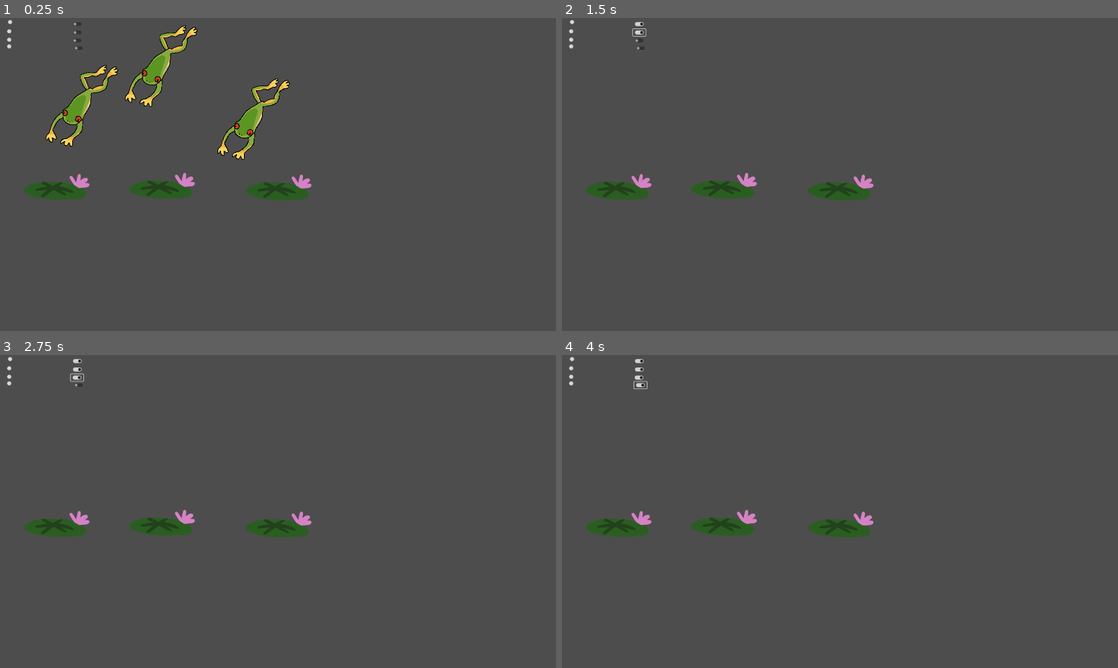
Above: before the commit, frames 1-4 (two rows, left to right).
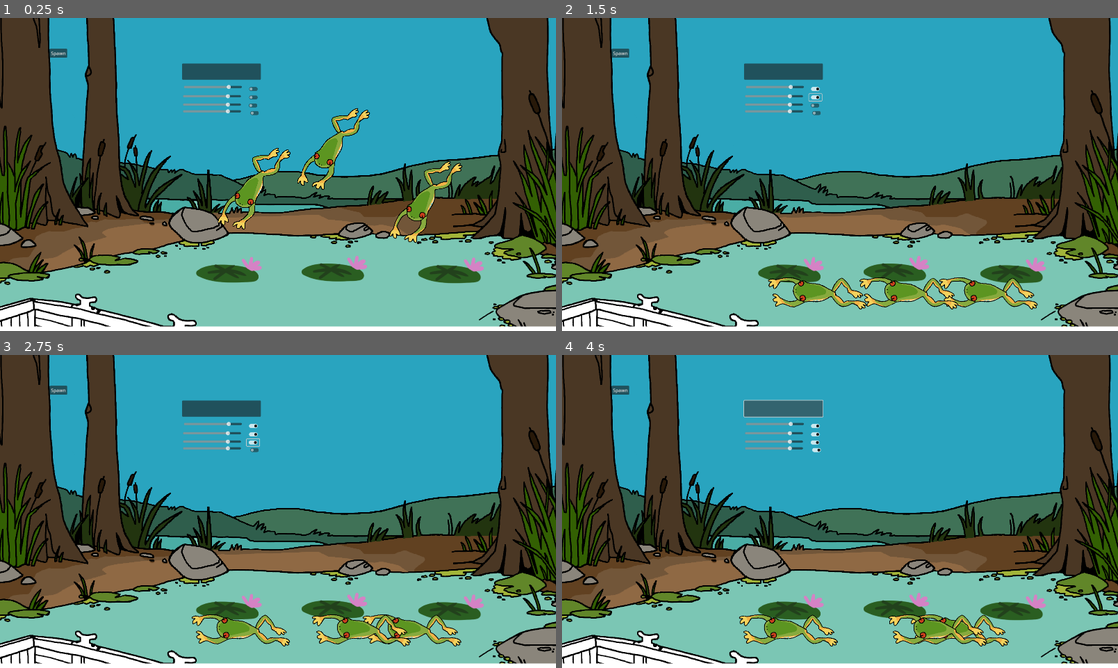
Above: after the commit, the same moments.

Repository: NotTom31/FroggeeToadems
Game: Godot game, scene res://Scenes/Levels/Test/brendan-testing.tscn
The game is run twice, just before and just after one commit, with the same random seed, the same clock (stepped at 60 frames per second) and the same inputs. This scene is started directly instead of the project's main scene.
Inputs (mouse positions are in pixels of both pictures, inside the frame that each line leads up to; where the layout moved, square brackets give the same spot in the first picture):
- Up to frame 1 (0.25 s): no input
- Up to frame 2 (1.5 s): click (817, 89) [639, 24] at 0.5 s; click (817, 96) [639, 33] at 1.25 s
- Up to frame 3 (2.75 s): click (255, 442) [77, 376] at 2 s
- Up to frame 4 (4 s): click (817, 448) [639, 386] at 2.75 s; click (784, 408) at 3.52 s

The runs differ from the first frame. In frame 1, 100% of the frame differs, in the area x 0-100%, y 0-100%; in frame 2, 100%; in frame 3, 100%; in frame 4, 100%.

Commit message:
Here is the prototype sound manager

Diff:
--- a/Scenes/Levels/Test/brendan-testing.tscn
+++ b/Scenes/Levels/Test/brendan-testing.tscn
@@ -1,17 +1,68 @@
-[gd_scene load_steps=4 format=3 uid="uid://bsaoimojl71v6"]
+[gd_scene load_steps=6 format=3 uid="uid://bsaoimojl71v6"]
 
-[ext_resource type="PackedScene" uid="uid://cvyqvkbgjt7bg" path="res://Scenes/Levels/Test/evan-gameplay-test.tscn" id="1_baov3"]
-[ext_resource type="Script" path="res://Code/Managers/sound_manager.gd" id="2_uynkj"]
+[ext_resource type="PackedScene" uid="uid://cog6dh2xtn66n" path="res://Scenes/Levels/Test/Main-Scene-Tom.tscn" id="1_xckjc"]
+[ext_resource type="Script" path="res://Scenes/Levels/Test/sound_manager.gd" id="2_0mon5"]
 [ext_resource type="PackedScene" uid="uid://bw0yhqbfc0xq" path="res://Scenes/UI/AudioManagerControls.tscn" id="3_tutdx"]
+[ext_resource type="AudioStream" uid="uid://gi1oqndyi1p4" path="res://Assets/Audio/GWJ73_MX_SoloOverThis_5-4_73bpm_8bars_loop.wav" id="4_6o1un"]
+[ext_resource type="AudioStream" uid="uid://k0i1i5dio0e4" path="res://Assets/Audio/cricketgen2.wav" id="5_y0rpt"]
 
 [node name="Brendan-testing" type="Node2D"]
 
-[node name="LevelManager" parent="." instance=ExtResource("1_baov3")]
+[node name="LevelManager" parent="." instance=ExtResource("1_xckjc")]
 
-[node name="SoundManagerEDITHEREDUMMY" type="Node2D" parent="LevelManager"]
-script = ExtResource("2_uynkj")
+[node name="SoundManager" type="Node2D" parent="LevelManager"]
+script = ExtResource("2_0mon5")
 
-[node name="AudioManagerControls" parent="LevelManager/SoundManagerEDITHEREDUMMY" instance=ExtResource("3_tutdx")]
+[node name="AudioManagerControls" parent="LevelManager/SoundManager" instance=ExtResource("3_tutdx")]
+position = Vector2(608, 224)
+
+[node name="MainSlider" parent="LevelManager/SoundManager/AudioManagerControls" index="4"]
+z_index = 1
+
+[node name="MXSlider" parent="LevelManager/SoundManager/AudioManagerControls" index="5"]
+step = 0.05
+
+[node name="FXSlider" parent="LevelManager/SoundManager/AudioManagerControls" index="6"]
+step = 0.05
+
+[node name="ATMSlider" parent="LevelManager/SoundManager/AudioManagerControls" index="7"]
+step = 0.05
+
+[node name="PickupMX1" type="AudioStreamPlayer2D" parent="LevelManager/SoundManager"]
+stream = ExtResource("4_6o1un")
+bus = &"MX1"
+
+[node name="PickupMX2" type="AudioStreamPlayer2D" parent="LevelManager/SoundManager"]
+bus = &"MX2"
+
+[node name="PickupMX3" type="AudioStreamPlayer2D" parent="LevelManager/SoundManager"]
+bus = &"MX3"
+
+[node name="PickupMX4" type="AudioStreamPlayer2D" parent="LevelManager/SoundManager"]
+bus = &"MX4"
+
+[node name="PickupMX5" type="AudioStreamPlayer2D" parent="LevelManager/SoundManager"]
+bus = &"MX5"
+
+[node name="PickupATM" type="AudioStreamPlayer2D" parent="LevelManager/SoundManager"]
+stream = ExtResource("5_y0rpt")
+bus = &"ATM"
+
+[node name="PickupSFX" type="AudioStreamPlayer2D" parent="LevelManager/SoundManager"]
+
+[connection signal="pressed" from="LevelManager/SoundManager/AudioManagerControls/MainToggle" to="LevelManager/SoundManager" method="_on_main_toggle_pressed"]
+[connection signal="pressed" from="LevelManager/SoundManager/AudioManagerControls/MXToggle" to="LevelManager/SoundManager" method="_on_mx_toggle_pressed"]
+[connection signal="pressed" from="LevelManager/SoundManager/AudioManagerControls/FXToggle" to="LevelManager/SoundManager" method="_on_fx_toggle_pressed"]
+[connection signal="pressed" from="LevelManager/SoundManager/AudioManagerControls/ATMToggle" to="LevelManager/SoundManager" method="_on_atm_toggle_pressed"]
+[connection signal="mouse_exited" from="LevelManager/SoundManager/AudioManagerControls/MainSlider" to="LevelManager/SoundManager" method="_on_main_slider_mouse_exited"]
+[connection signal="value_changed" from="LevelManager/SoundManager/AudioManagerControls/MainSlider" to="LevelManager/SoundManager" method="_on_main_slider_value_changed"]
+[connection signal="mouse_exited" from="LevelManager/SoundManager/AudioManagerControls/MXSlider" to="LevelManager/SoundManager" method="_on_mx_slider_mouse_exited"]
+[connection signal="value_changed" from="LevelManager/SoundManager/AudioManagerControls/MXSlider" to="LevelManager/SoundManager" method="_on_mx_slider_value_changed"]
+[connection signal="mouse_exited" from="LevelManager/SoundManager/AudioManagerControls/FXSlider" to="LevelManager/SoundManager" method="_on_fx_slider_mouse_exited"]
+[connection signal="value_changed" from="LevelManager/SoundManager/AudioManagerControls/FXSlider" to="LevelManager/SoundManager" method="_on_fx_slider_value_changed"]
+[connection signal="mouse_exited" from="LevelManager/SoundManager/AudioManagerControls/ATMSlider" to="LevelManager/SoundManager" method="_on_atm_slider_mouse_exited"]
+[connection signal="value_changed" from="LevelManager/SoundManager/AudioManagerControls/ATMSlider" to="LevelManager/SoundManager" method="_on_atm_slider_value_changed"]
+[connection signal="pressed" from="LevelManager/SoundManager/AudioManagerControls/TestButton" to="LevelManager/SoundManager" method="_on_test_button_pressed"]
 
 [editable path="LevelManager"]
 [editable path="LevelManager/Frogs/BasicFrog"]
@@ -20,3 +71,5 @@
 [editable path="LevelManager/Lillypads/Lillypad"]
 [editable path="LevelManager/Lillypads/Lillypad2"]
 [editable path="LevelManager/Lillypads/Lillypad3"]
+[editable path="LevelManager/FrogDetectionArea"]
+[editable path="LevelManager/SoundManager/AudioManagerControls"]
--- /dev/null
+++ b/Scenes/Levels/Test/sound_manager.gd
@@ -0,0 +1,126 @@
+extends Node2D
+
+# this code was made by brendan so enter at ur own risk
+# TOC:
+# Variables/Utils COMPLETE
+# Music STILL NEEDS LAYER SWITCHING LOGIC
+# Bus management
+# SFX management
+
+# VARIABLES AND UTILS
+
+# establish utils
+var rng = RandomNumberGenerator.new()
+var roundrobin = 1 # currently general. may need multiple rrs later
+
+# establish variables for bus management
+# master bus
+var masterbus = AudioServer.get_bus_index("Master")
+# music bus
+var musicbusall = AudioServer.get_bus_index("MXALL")
+# separate buses for all layers - 1 being base with 5 being top layer. may only need 4
+var musicbus1 = AudioServer.get_bus_index("MX1")
+var musicbus2 = AudioServer.get_bus_index("MX2")
+var musicbus3 = AudioServer.get_bus_index("MX3")
+var musicbus4 = AudioServer.get_bus_index("MX4")
+var musicbus5 = AudioServer.get_bus_index("MX5")
+
+# sfx bus
+var fxbus = AudioServer.get_bus_index("SFX")
+
+# sfx bus
+var atmbus = AudioServer.get_bus_index("ATM")
+
+# MUSIC
+
+# play all layers at init. immediately mute all but first layer.
+func _ready() -> void:
+	$PickupMX1.play()
+	$PickupMX2.play()
+	$PickupMX3.play()
+	$PickupMX4.play()
+	$PickupMX5.play()
+	$PickupATM.play()
+	# mute time for non-base layer buses
+	AudioServer.set_bus_mute(musicbus2, not AudioServer.is_bus_mute(musicbus2))
+	AudioServer.set_bus_mute(musicbus3, not AudioServer.is_bus_mute(musicbus3))
+	AudioServer.set_bus_mute(musicbus4, not AudioServer.is_bus_mute(musicbus4))
+	AudioServer.set_bus_mute(musicbus5, not AudioServer.is_bus_mute(musicbus5))
+	# surely this method of muting will not cause problems later. pause for comedic effect
+
+# code here for changing layers
+# move to bus management section
+# pseudocode:
+#func musiclayerchange(lay) -> void:
+	# ya i cannot comprehend this right now. only code.
+	# perhaps this should be a variable declared in utils so muting/unmuting can be done with reference to previous state... i think the mute code i have been using is toggle
+
+
+# BUS MANAGEMENT
+
+
+# master bus manager
+# idk get val from slider? not sure tbh
+func _on_main_slider_mouse_exited() -> void:
+	$AudioManagerControls/MainSlider.release_focus()
+# change bus to slider val (db rectified slider range is 0-1)
+func _on_main_slider_value_changed(value: float) -> void:
+	AudioServer.set_bus_volume_db(masterbus,linear_to_db(value))
+func _on_main_toggle_pressed() -> void:
+	AudioServer.set_bus_mute(masterbus, not AudioServer.is_bus_mute(masterbus))
+
+# music bus manager
+# note: this is for the UI, modifies main music bus not individual parts
+# idk get val from slider? not sure tbh
+func _on_mx_slider_mouse_exited() -> void:
+	$AudioManagerControls/MXSlider.release_focus()
+# change bus to slider val (db rectified slider range is 0-1)
+func _on_mx_slider_value_changed(value: float) -> void:
+	AudioServer.set_bus_volume_db(musicbusall,linear_to_db(value))
+# toggle
+func _on_mx_toggle_pressed() -> void:
+	AudioServer.set_bus_mute(musicbusall, not AudioServer.is_bus_mute(musicbusall))
+
+# fx bus manager
+# idk get val from slider? not sure tbh
+func _on_fx_slider_mouse_exited() -> void:
+	$AudioManagerControls/FXSlider.release_focus()
+# change bus to slider val (db rectified slider range is 0-1)
+func _on_fx_slider_value_changed(value: float) -> void:
+	AudioServer.set_bus_volume_db(fxbus,linear_to_db(value))
+# toggle
+func _on_fx_toggle_pressed() -> void:
+	AudioServer.set_bus_mute(fxbus, not AudioServer.is_bus_mute(fxbus))
+
+# atm bus manager
+# idk get val from slider? not sure tbh
+func _on_atm_slider_mouse_exited() -> void:
+	$AudioManagerControls/ATMSlider.release_focus()
+# change bus to slider val (db rectified slider range is 0-1)
+func _on_atm_slider_value_changed(value: float) -> void:
+	AudioServer.set_bus_volume_db(atmbus,linear_to_db(value))
+# toggle
+func _on_atm_toggle_pressed() -> void:
+	AudioServer.set_bus_mute(atmbus, not AudioServer.is_bus_mute(atmbus))
+
+#SFX MANAGER
+
+# example call:
+func _on_test_button_pressed() -> void:
+	# first is file name, get by copying path of file
+	# second is volume! average db, 0 by default
+	# third is db minimum! most that could be subtracted from db using randmomizer
+	# fourth is db max! most that can be added to db using randomizer, should be smaller abs value than min
+	# fifth is pitch min! 0.5 value would mean frequencies halved (lower pitch)
+	# sixth is pitch max! 2 means an octave up
+	# here is an example of a call with my default values plugged in
+	sfx_manager("res://Assets/Audio/ribbit2.wav",0,-4,2,0.85,1.2)
+
+func sfx_manager(audiopath,dbset,dbmin,dbmax,pitchmin,pitchmax) -> void:
+	var newsound = load(audiopath)
+	$PickupSFX.set_stream(newsound)
+	$PickupSFX.pitch_scale = rng.randf_range(pitchmin, pitchmax)
+	$PickupSFX.volume_db = dbset + rng.randf_range(dbmin, dbmax)
+	$PickupSFX.play()
+
+	# only one player rn, can duplicate and implement round robin system
--- a/Scenes/UI/AudioManagerControls.tscn
+++ b/Scenes/UI/AudioManagerControls.tscn
@@ -33,29 +33,42 @@
 [node name="MainSlider" type="HSlider" parent="."]
 offset_left = 27.0
 offset_top = 6.0
-offset_right = 35.0
+offset_right = 227.0
 offset_bottom = 22.0
+max_value = 1.0
+step = 0.0
+value = 0.8
 metadata/_edit_use_anchors_ = true
 
 [node name="MXSlider" type="HSlider" parent="."]
+custom_minimum_size = Vector2(200, 0)
 offset_left = 24.0
 offset_top = 38.0
 offset_right = 32.0
 offset_bottom = 54.0
+max_value = 1.0
+step = 0.0
+value = 0.8
 metadata/_edit_use_anchors_ = true
 
 [node name="FXSlider" type="HSlider" parent="."]
 offset_left = 24.0
 offset_top = 67.0
-offset_right = 32.0
+offset_right = 224.0
 offset_bottom = 83.0
+max_value = 1.0
+step = 0.0
+value = 0.8
 metadata/_edit_use_anchors_ = true
 
 [node name="ATMSlider" type="HSlider" parent="."]
 offset_left = 24.0
 offset_top = 90.0
-offset_right = 32.0
+offset_right = 224.0
 offset_bottom = 106.0
+max_value = 1.0
+step = 0.0
+value = 0.8
 metadata/_edit_use_anchors_ = true
 
 [node name="TestButton" type="Button" parent="."]
--- /dev/null
+++ b/default_bus_layout.tres
@@ -0,0 +1,51 @@
+[gd_resource type="AudioBusLayout" format=3 uid="uid://ik7m0qhnuhe4"]
+
+[resource]
+bus/1/name = &"MXALL"
+bus/1/solo = false
+bus/1/mute = false
+bus/1/bypass_fx = false
+bus/1/volume_db = 0.0
+bus/1/send = &"Master"
+bus/2/name = &"MX1"
+bus/2/solo = false
+bus/2/mute = false
+bus/2/bypass_fx = false
+bus/2/volume_db = 0.0
+bus/2/send = &"MXALL"
+bus/3/name = &"MX2"
+bus/3/solo = false
+bus/3/mute = false
+bus/3/bypass_fx = false
+bus/3/volume_db = 0.0
+bus/3/send = &"MXALL"
+bus/4/name = &"MX3"
+bus/4/solo = false
+bus/4/mute = false
+bus/4/bypass_fx = false
+bus/4/volume_db = 0.0
+bus/4/send = &"MXALL"
+bus/5/name = &"MX4"
+bus/5/solo = false
+bus/5/mute = false
+bus/5/bypass_fx = false
+bus/5/volume_db = 0.0
+bus/5/send = &"MXALL"
+bus/6/name = &"MX5"
+bus/6/solo = false
+bus/6/mute = false
+bus/6/bypass_fx = false
+bus/6/volume_db = 0.0
+bus/6/send = &"MXALL"
+bus/7/name = &"SFX"
+bus/7/solo = false
+bus/7/mute = false
+bus/7/bypass_fx = false
+bus/7/volume_db = 0.0
+bus/7/send = &"Master"
+bus/8/name = &"ATM"
+bus/8/solo = false
+bus/8/mute = false
+bus/8/bypass_fx = false
+bus/8/volume_db = 0.0
+bus/8/send = &"Master"
--- a/project.godot
+++ b/project.godot
@@ -25,6 +25,12 @@
 
 project/assembly_name="Wild Jam Tower"
 
+[importer_defaults]
+
+wav={
+"edit/loop_mode": 1
+}
+
 [layer_names]
 
 2d_physics/layer_2="Frog"
Not shown, added: Assets/Audio/GWJ73_MX_SoloOverThis_5-4_73bpm_8bars_loop.wav.import
Not shown, added: Assets/Audio/cricketgen2.wav.import
Not shown, added: Assets/Audio/frogsnap.mp3.import
Not shown, added: Assets/Audio/ribbit2.wav.import
Not shown, added: Assets/Audio/splashmed.wav.import
Not shown, added: Assets/Audio/splashsm.wav.import
Not shown: 1 places in Scenes/Levels/Test/Main-Scene-Tom.tscn that only renumber resources
Not shown, added: Assets/Audio/GWJ73_MX_SoloOverThis_5-4_73bpm_8bars_loop.wav
Not shown, added: Assets/Audio/cricketgen2.wav
Not shown, added: Assets/Audio/frogsnap.mp3
Not shown, added: Assets/Audio/ribbit2.wav
Not shown, added: Assets/Audio/splashmed.wav
(and 1 more such lines)
